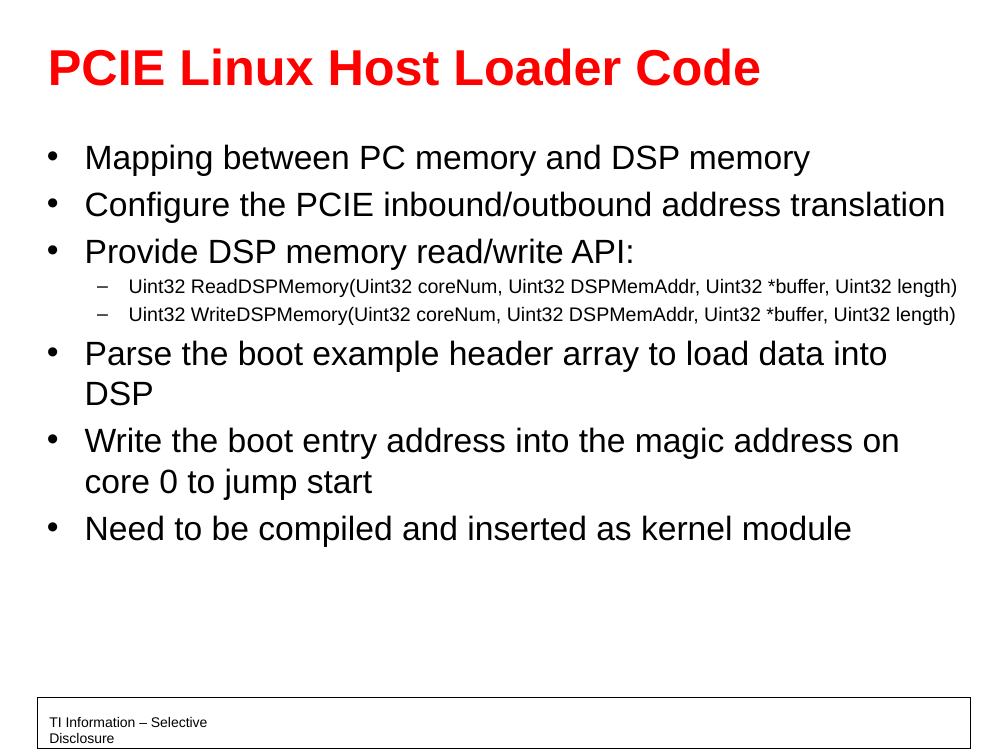
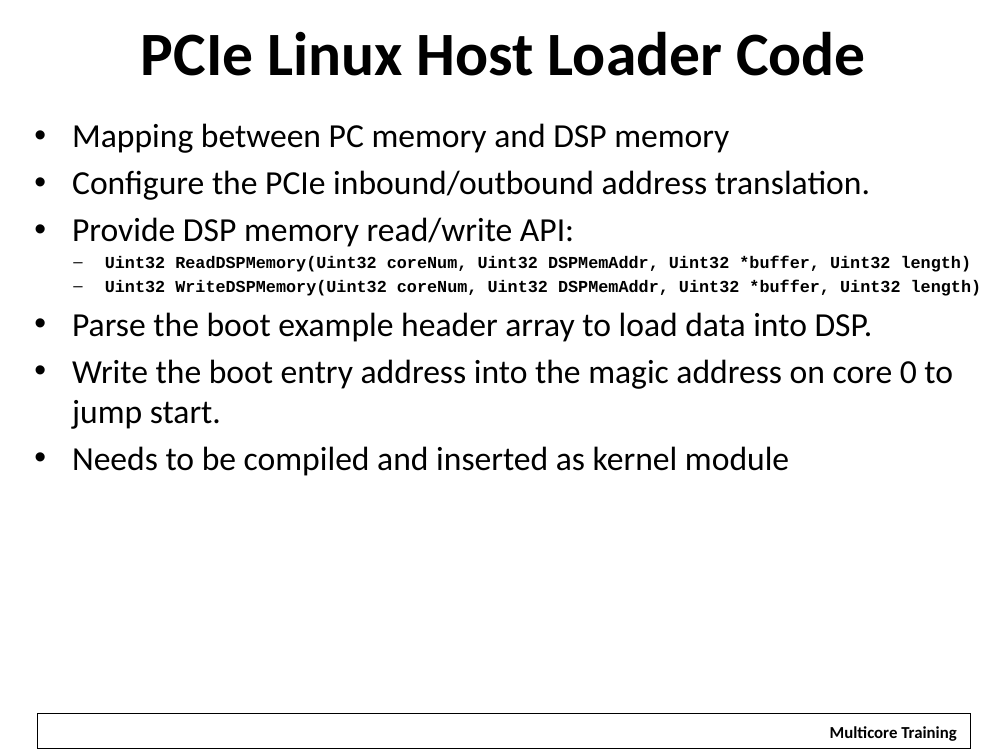
Before and after one commit to hari1989/keystone-workshop, a slide deck: slide 19 of slides/KeyStone PCI Express.pptx. Drawn at 1008x756 pixels with LibreOffice and Linux fonts; fonts in the diff are those of the drawing; background and template pictures are left out. Boxes give left, top, right and bottom in pixels: in the first picture for what was removed or moved away, otherwise in the second. Text is boxed around its words. In the diff, an @@ line names an element or a change of style, - is before the commit and + after.

Commit message:
updates for the Ottawa training

```diff
--- a/slides/KeyStone PCI Express.pptx
+++ b/slides/KeyStone PCI Express.pptx
@@ title at box(141, 31, 866, 76): text changed; size 36 to 44 pt; font Arial to Calibri; text colour #FF0000 to #000000 @@
-PCIE Linux Host Loader Code
+PCIe Linux Host Loader Code
@@ text "Mapping between PC memory and ...": place and size @@
-text "Mapping between PC memory and ..." at box(85, 144, 957, 547)
+text "Mapping between PC memory and ..." at box(72, 123, 982, 476)
@@ text at box(72, 123, 982, 296): font Arial to Calibri in "Mapping between PC memory and DSP memory", "Provide DSP memory read/write API:"; size 14 to 12 pt, font Arial to Courier New, bold on in "Uint32 ReadDSPMemory(Uint32 coreNum, Uint32 DSPMemAddr, Uint ...", "Uint32 WriteDSPMemory(Uint32 coreNum, Uint32 DSPMemAddr, Uin ..."; indent changed @@
@@ text at box(72, 170, 870, 200): text changed; font Arial to Calibri @@
-• Configure the PCIE inbound/outbound address translation
+• Configure the PCIe inbound/outbound address translation.
@@ text at box(72, 312, 953, 476): text changed; font Arial to Calibri @@
-• Parse the boot example header array to load data into DSP
-• Write the boot entry address into the magic address on core 0 to jump start
-• Need to be compiled and inserted as kernel module
+• Parse the boot example header array to load data into DSP.
+• Write the boot entry address into the magic address on core 0 to jump start.
+• Needs to be compiled and inserted as kernel module
@@ rectangle: place and size @@
-rectangle at box(37, 698, 971, 749)
+rectangle at box(37, 714, 971, 749)
@@ text removed at box(49, 717, 208, 743) @@
-TI Information – Selective Disclosure
@@ rectangle added at box(818, 717, 968, 747), fill #FFFFFF, 12 pt, text #000000, bold @@
+Multicore Training
```
Also in this commit, not shown: 21 other slides changed, 1 slide added, 6 other files.
